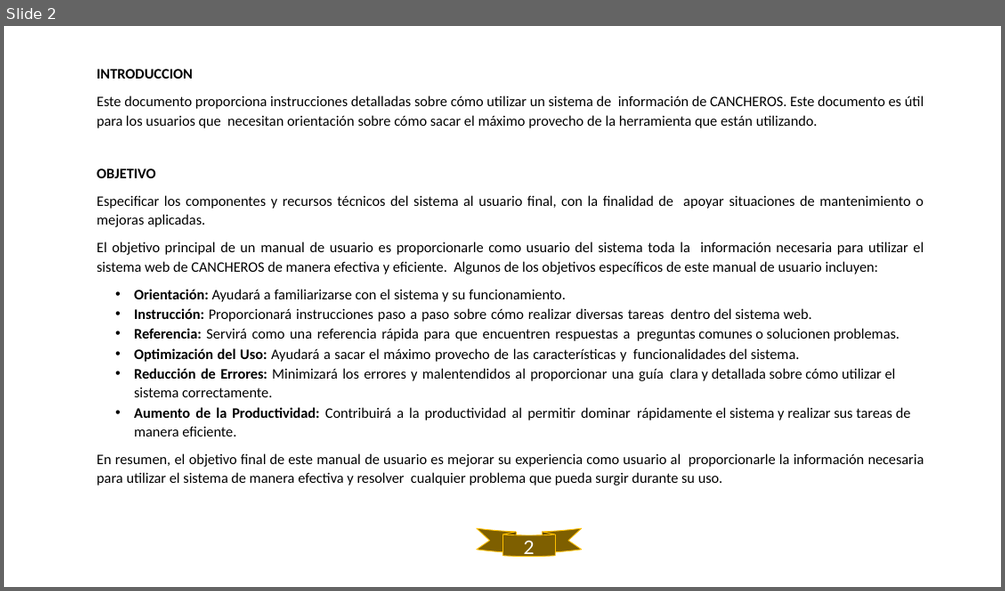
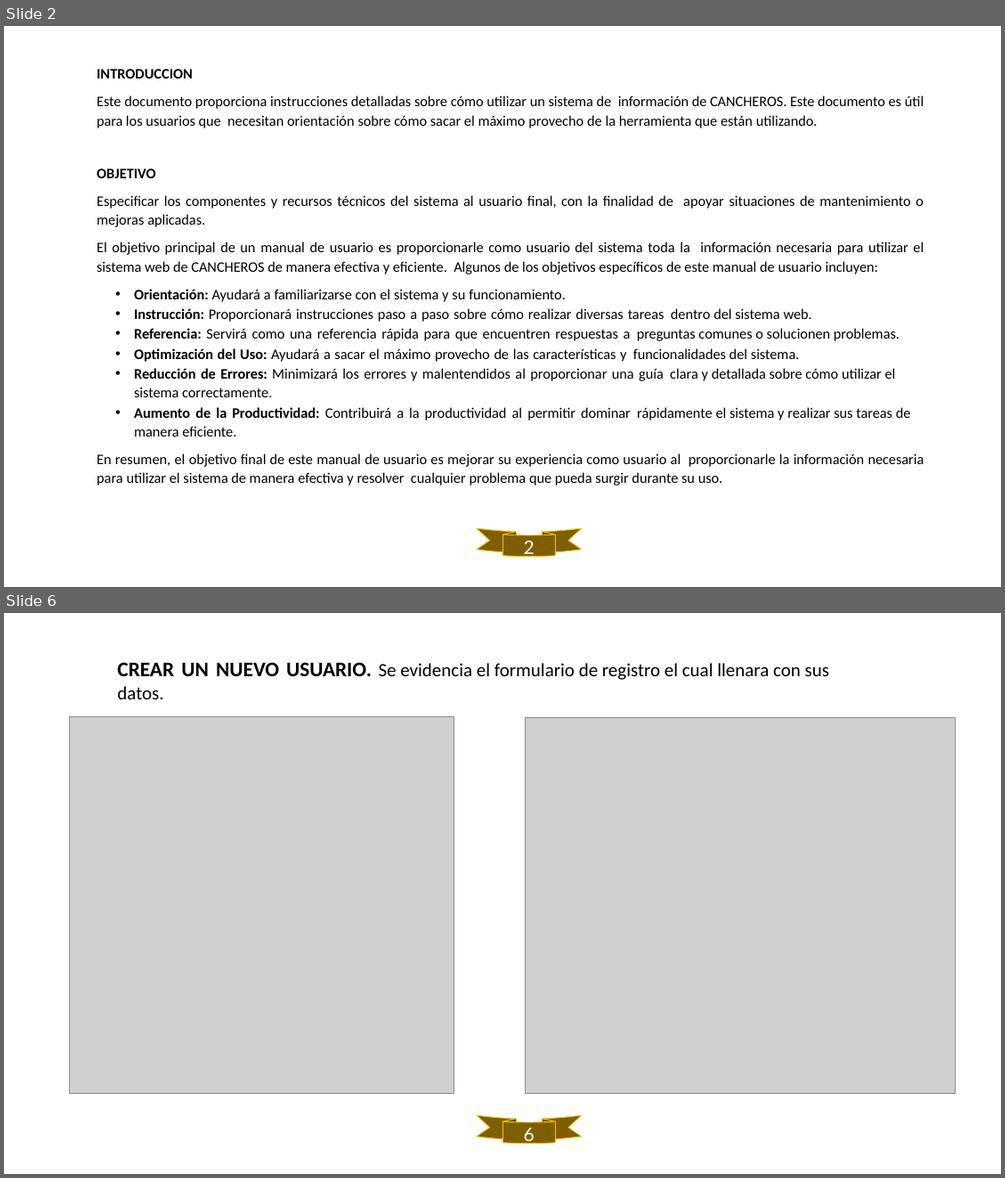
Before and after one commit to Nicolasgil06/CANCHEROS, a slide deck: assets/docs/Trimestre V/04_Manual_Usuario/cancheros manual usuario .pptx. Shown one above the other, each under a label of ours: slide 2 before the commit, slides 2 and 6 after it; the slides between them are not shown. The pictures are 1005x591 and 1005x1178 pixels, drawn with LibreOffice and Linux fonts; fonts in the diff are those of the drawing; grey boxes stand for pictures. Boxes give left, top, right and bottom in pixels: in the first picture for what was removed or moved away, otherwise in the second. Text is boxed around its words. In the diff, an @@ line names an element or a change of style, - is before the commit and + after.

```diff
--- a/assets/docs/Trimestre V/04_Manual_Usuario/cancheros manual usuario .pptx
+++ b/assets/docs/Trimestre V/04_Manual_Usuario/cancheros manual usuario .pptx
@@ slide 6 added at [4,613,1001,1174], background #FFFFFF @@
@@ text added at [117,662,829,699], 18 pt, text #000000 @@
+CREAR UN NUEVO USUARIO. Se evidencia el formulario de registro el cual llenara con sus datos.
@@ picture added at [70,716,454,1093] @@
@@ picture added at [526,718,955,1093] @@
@@ freeform shape added at [477,1116,582,1144], fill #7E5F00 @@
@@ freeform shape added at [477,1116,582,1144], outline #FFC000 0.75 pt @@
@@ freeform shape added at [502,1119,555,1122], fill #664D00 @@
@@ text added at [524,1127,534,1145], 18 pt, text #FFFFFF @@
+6
```
Also in this commit, not shown: 6 slides changed, 4 other slides added.
